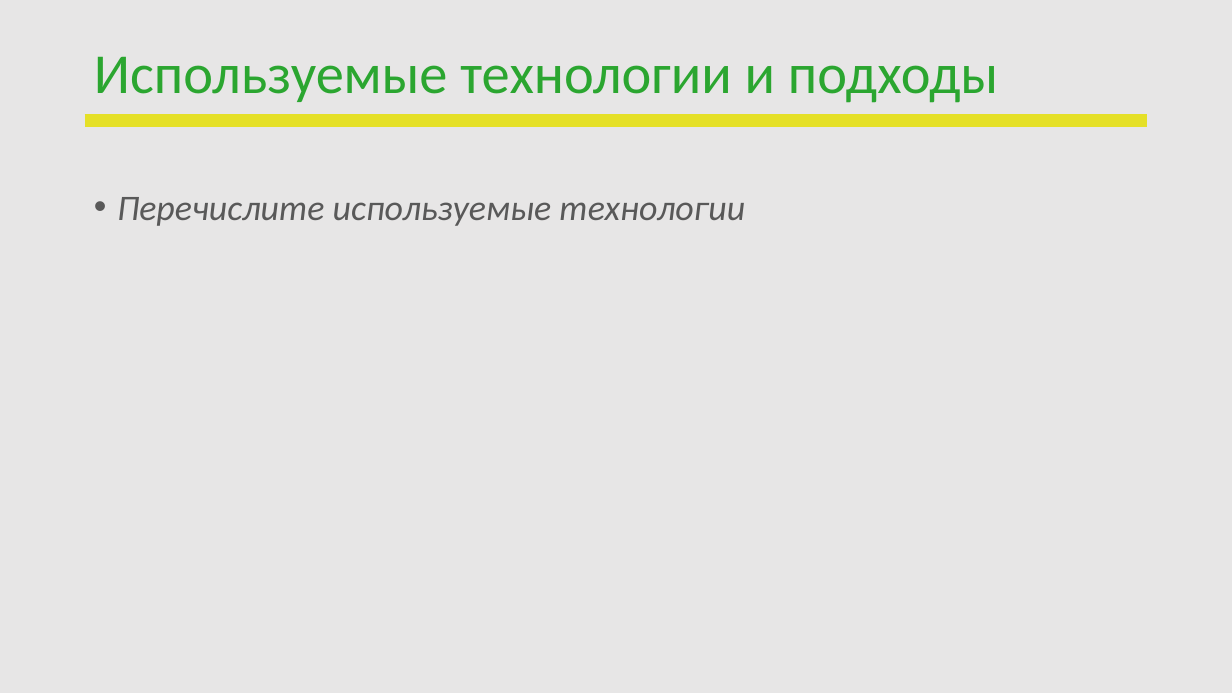
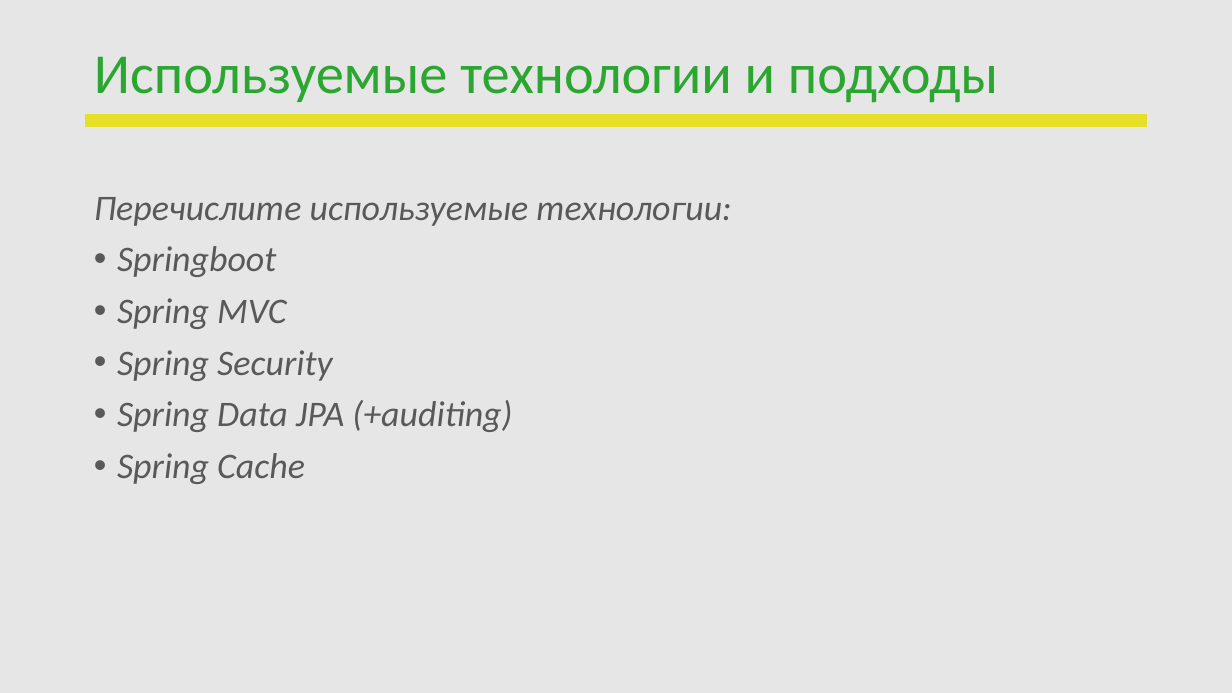
Before and after one commit to CvitoyBamp/reboot-hotel, a slide deck: slide 5 of Школа_JD_Защита_проекта Hotel.2024.pptx. Drawn at 1232x693 pixels with LibreOffice and Linux fonts; fonts in the diff are those of the drawing; background and template pictures are left out. Boxes give left, top, right and bottom in pixels: in the first picture for what was removed or moved away, otherwise in the second. Text is boxed around its words. In the diff, an @@ line names an element or a change of style, - is before the commit and + after.

```diff
--- a/Школа_JD_Защита_проекта Hotel.2024.pptx
+++ b/Школа_JD_Защита_проекта Hotel.2024.pptx
@@ text at <box>94,197,731,484</box>: text changed @@
-• Перечислите используемые технологии
+Перечислите используемые технологии:
+• Springboot
+• Spring MVC
+• Spring Security
+• Spring Data JPA (+auditing)
+• Spring Cache
```
Also in this commit, not shown: 1 other slide changed, 7 other files.
